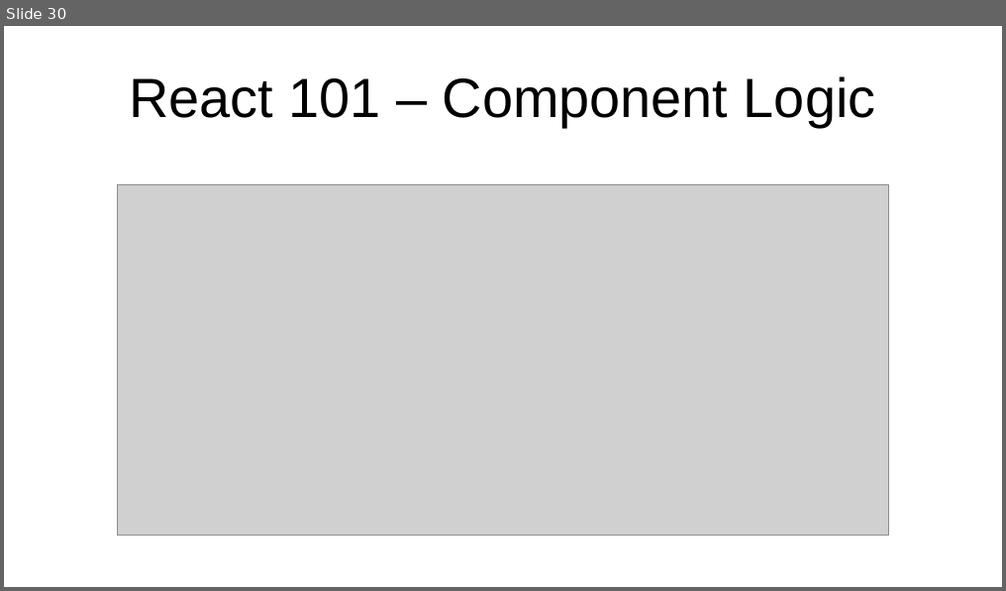
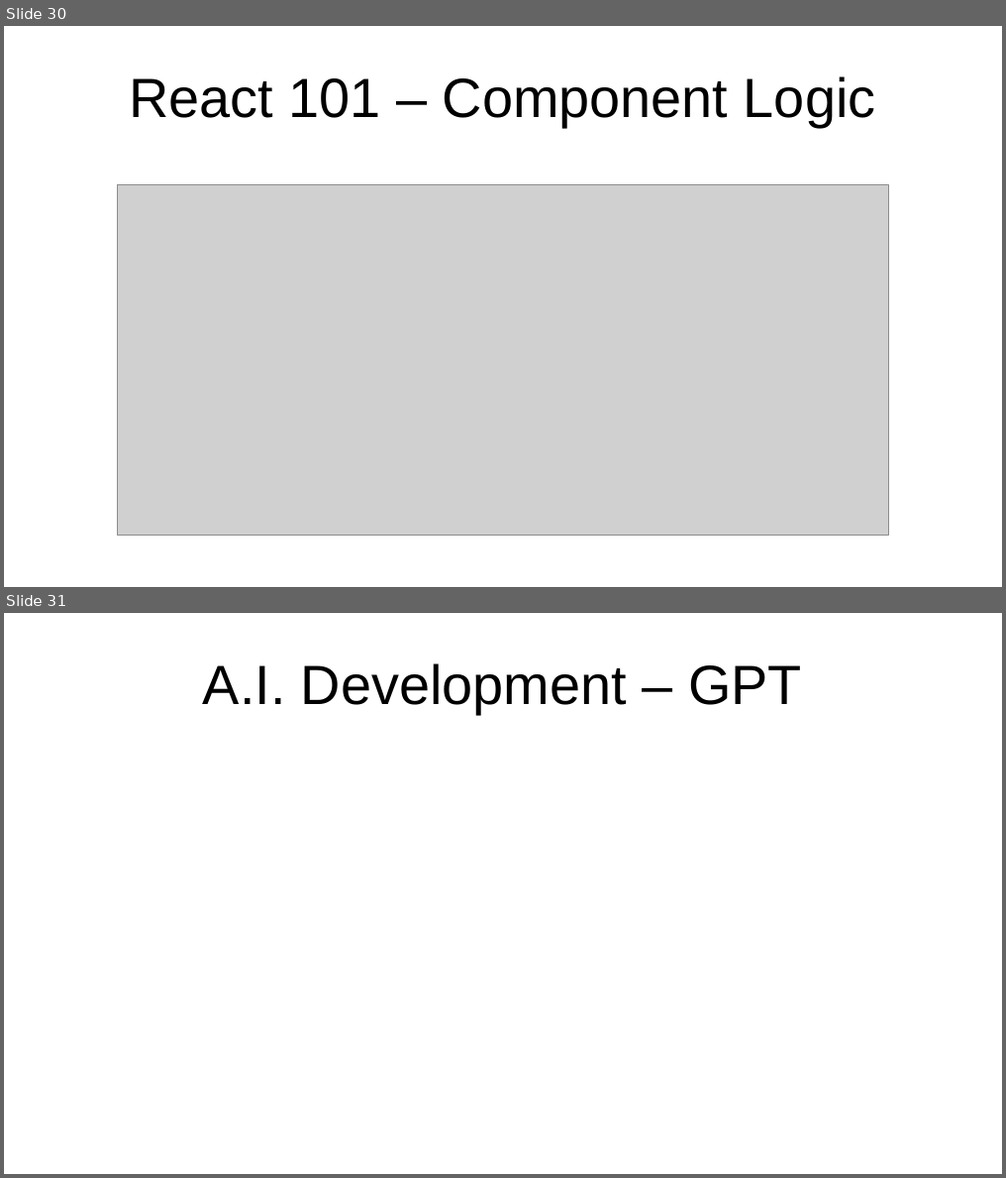
Before and after one commit to marcus-yeagle/react-tutorial, a slide deck: React 101.pptx. Shown one above the other, each under a label of ours: slide 30 before the commit, slides 30 and 31 after it. The pictures are 1006x591 and 1006x1178 pixels, drawn with LibreOffice and Linux fonts; fonts in the diff are those of the drawing; grey boxes stand for pictures. Boxes give left, top, right and bottom in pixels: in the first picture for what was removed or moved away, otherwise in the second. Text is boxed around its words. In the diff, an @@ line names an element or a change of style, - is before the commit and + after.

Commit message:
ppt final2

```diff
--- a/React 101.pptx
+++ b/React 101.pptx
@@ slide 31 added at (x1=4, y1=613, x2=1002, y2=1174), background #FFFFFF @@
@@ title added at (x1=203, y1=663, x2=802, y2=714), 44 pt, text #000000 @@
+A.I. Development – GPT
```
Also in this commit, not shown: 4 slides changed, 1 other file.
